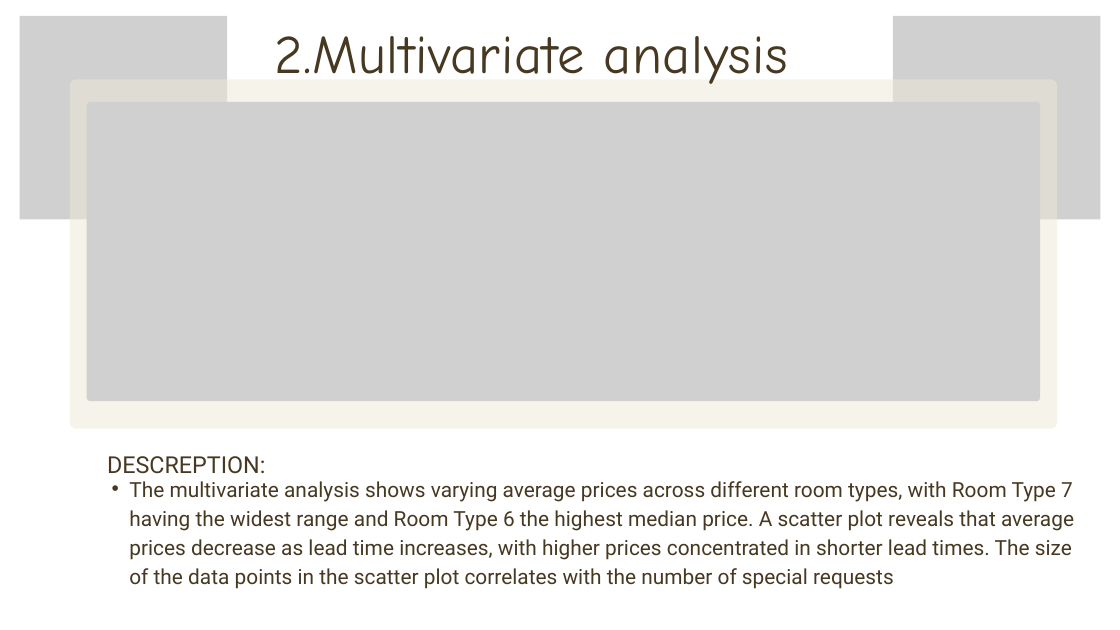
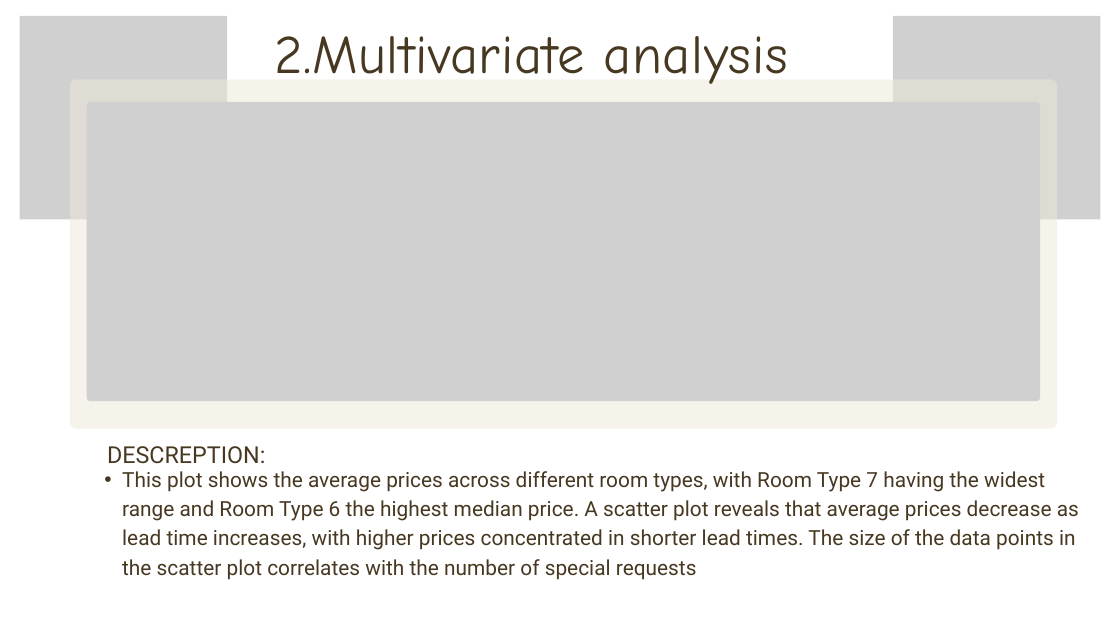
Before and after one commit to mohamed682004/Cellula_Hotel, a slide deck: slide 13 of Cell Hotel Presentation.pptx. Drawn at 1120x630 pixels with LibreOffice and Linux fonts; fonts in the diff are those of the drawing; grey boxes stand for pictures; background and template pictures are left out. Boxes give left, top, right and bottom in pixels: in the first picture for what was removed or moved away, otherwise in the second. Text is boxed around its words. In the diff, an @@ line names an element or a change of style, - is before the commit and + after.

```diff
--- a/Cell Hotel Presentation.pptx
+++ b/Cell Hotel Presentation.pptx
@@ text "DESCREPTION:": place and size @@
-text "DESCREPTION:" at bbox=[107, 456, 265, 474]
+text "DESCREPTION:" at bbox=[107, 446, 265, 464]
@@ text at bbox=[122, 471, 1079, 580]: text changed @@
-  • The multivariate analysis shows varying average prices across different room types, with Room Type 7 having the widest range and Room Type 6 the highest median price. A scatter plot reveals that average prices decrease as lead time increases, with higher prices concentrated in shorter lead times. The size of the data points in the scatter plot correlates with the number of special requests
+  • This plot shows the average prices across different room types, with Room Type 7 having the widest range and Room Type 6 the highest median price. A scatter plot reveals that average prices decrease as lead time increases, with higher prices concentrated in shorter lead times. The size of the data points in the scatter plot correlates with the number of special requests
```
Also in this commit, not shown: 2 other slides changed.
